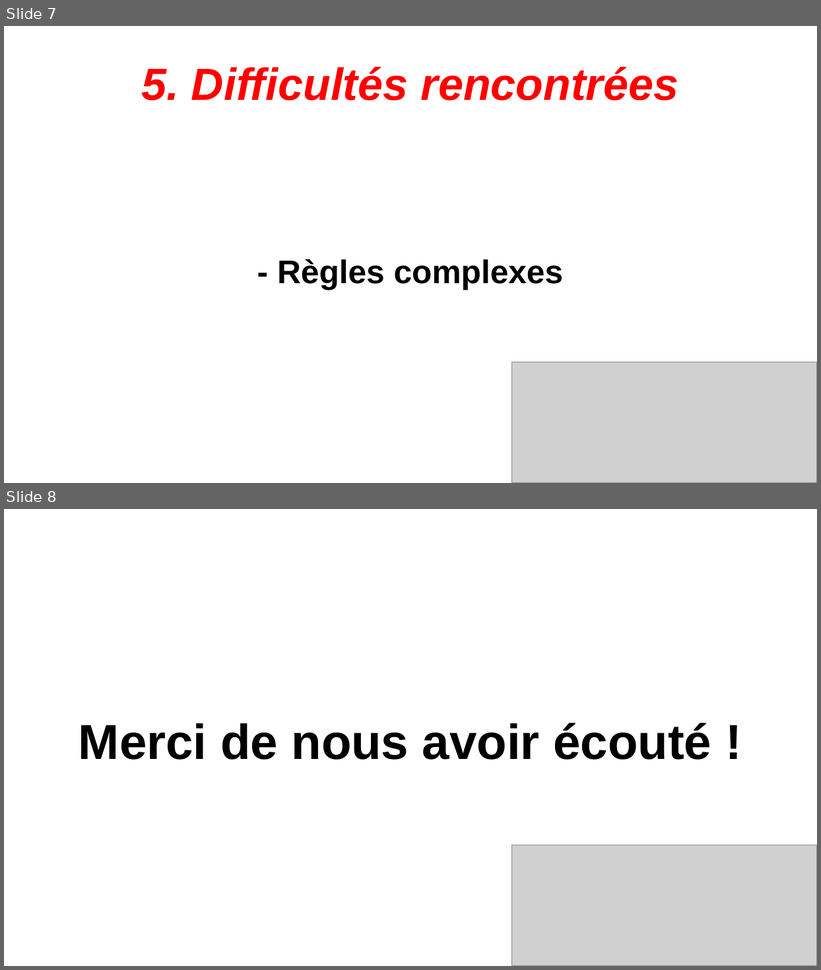
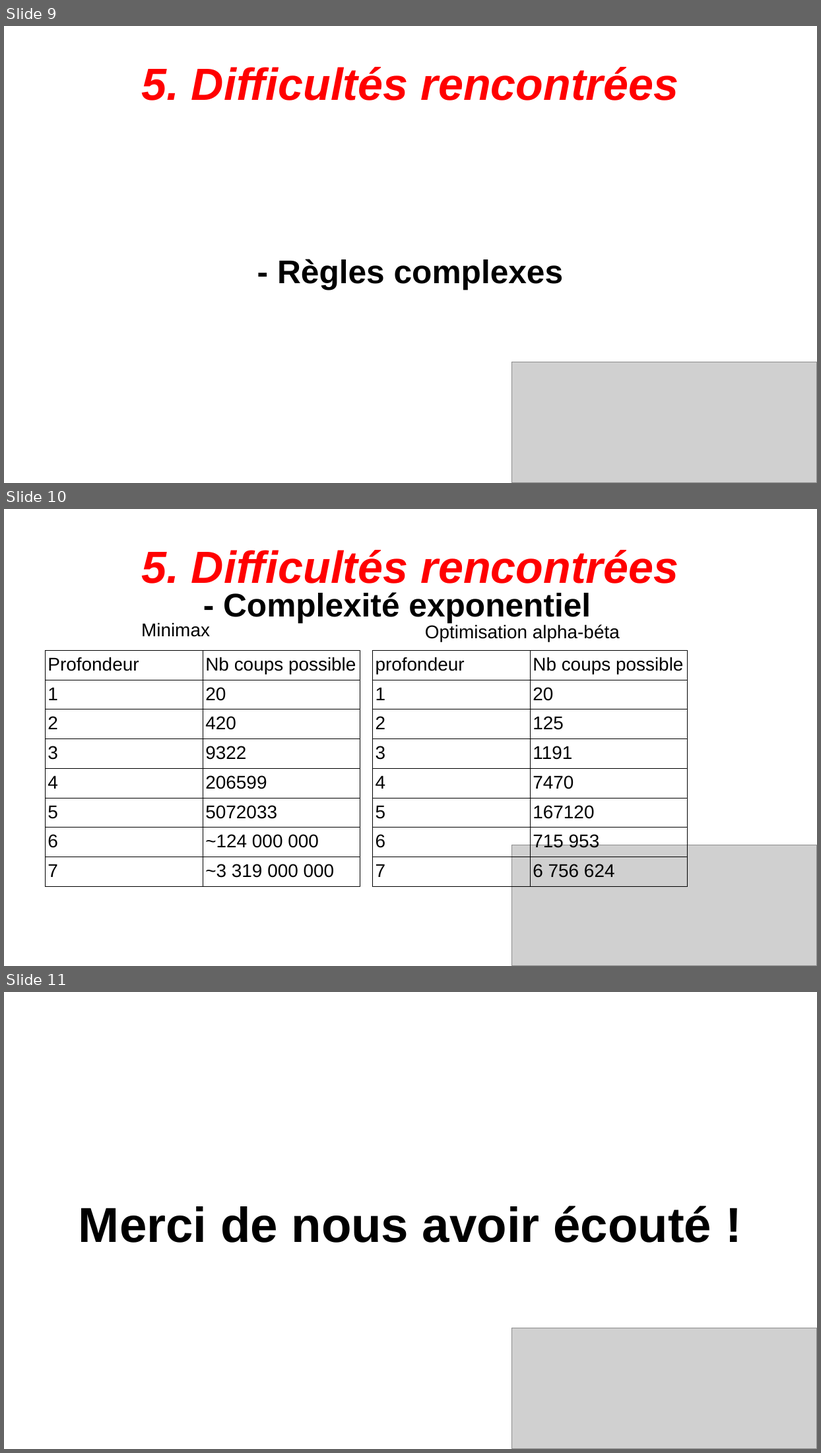
Before and after one commit to Noahrng/Projet_IA_Chess, a slide deck: diapo/projetIACHESS.odp. Shown one above the other, each under a label of ours: slides 7 and 8 before the commit, slides 9, 10 and 11 after it. The pictures are 821x970 and 821x1453 pixels, drawn with LibreOffice and Linux fonts; fonts in the diff are those of the drawing; grey boxes stand for pictures. Boxes give left, top, right and bottom in pixels: in the first picture for what was removed or moved away, otherwise in the second. Text is boxed around its words. In the diff, an @@ line names an element or a change of style, - is before the commit and + after.

```diff
--- a/diapo/projetIACHESS.odp
+++ b/diapo/projetIACHESS.odp
@@ slide 10 added at <box>4,509,817,966</box>, background #FFFFFF @@
@@ title added at <box>141,550,679,584</box>, 44 pt, text #FF0000, bold, italic @@
+5. Difficultés rencontrées
@@ subtitle added at <box>223,592,591,623</box>, 32 pt, text #000000, bold @@
+- Complexité exponentiel
@@ text added at <box>141,623,210,637</box>, 18 pt, text #000000 @@
+Minimax
@@ text added at <box>425,625,620,642</box>, 18 pt, text #000000 @@
+Optimisation alpha-béta
@@ table added at <box>46,651,361,881</box>, 8 rows, 2 columns @@
+Profondeur | Nb coups possible
+1 | 20
+2 | 420
+3 | 9322
+4 | 206599
+5 | 5072033
+6 | ~124 000 000
+7 | ~3 319 000 000
@@ table added at <box>372,651,688,881</box>, 8 rows, 2 columns @@
+profondeur | Nb coups possible
+1 | 20
+2 | 125
+3 | 1191
+4 | 7470
+5 | 167120
+6 | 715 953
+7 | 6 756 624
@@ picture added at <box>512,846,817,966</box> @@
@@ what was slide 7 is now slide 9 @@
@@ what was slide 8 is now slide 11 @@
```
Also in this commit, not shown: 2 slides changed, 2 other slides added, 1 other file.
